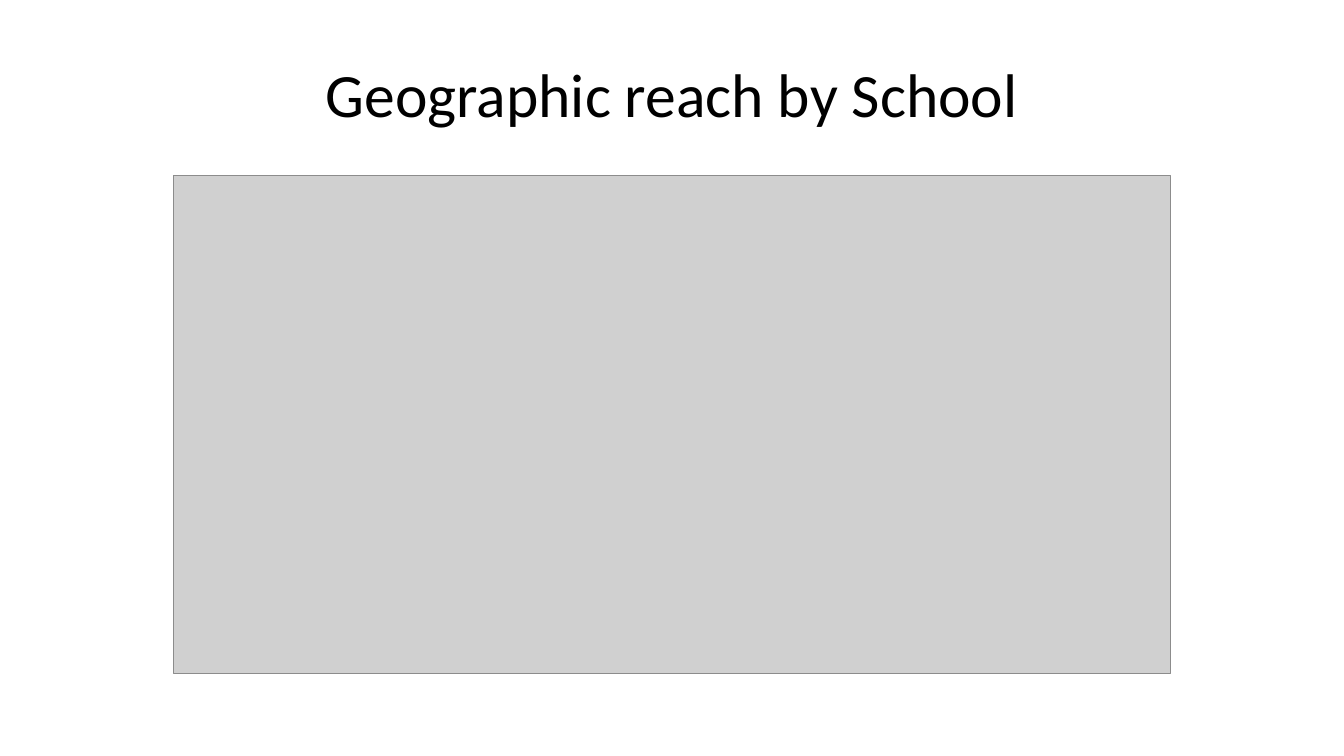
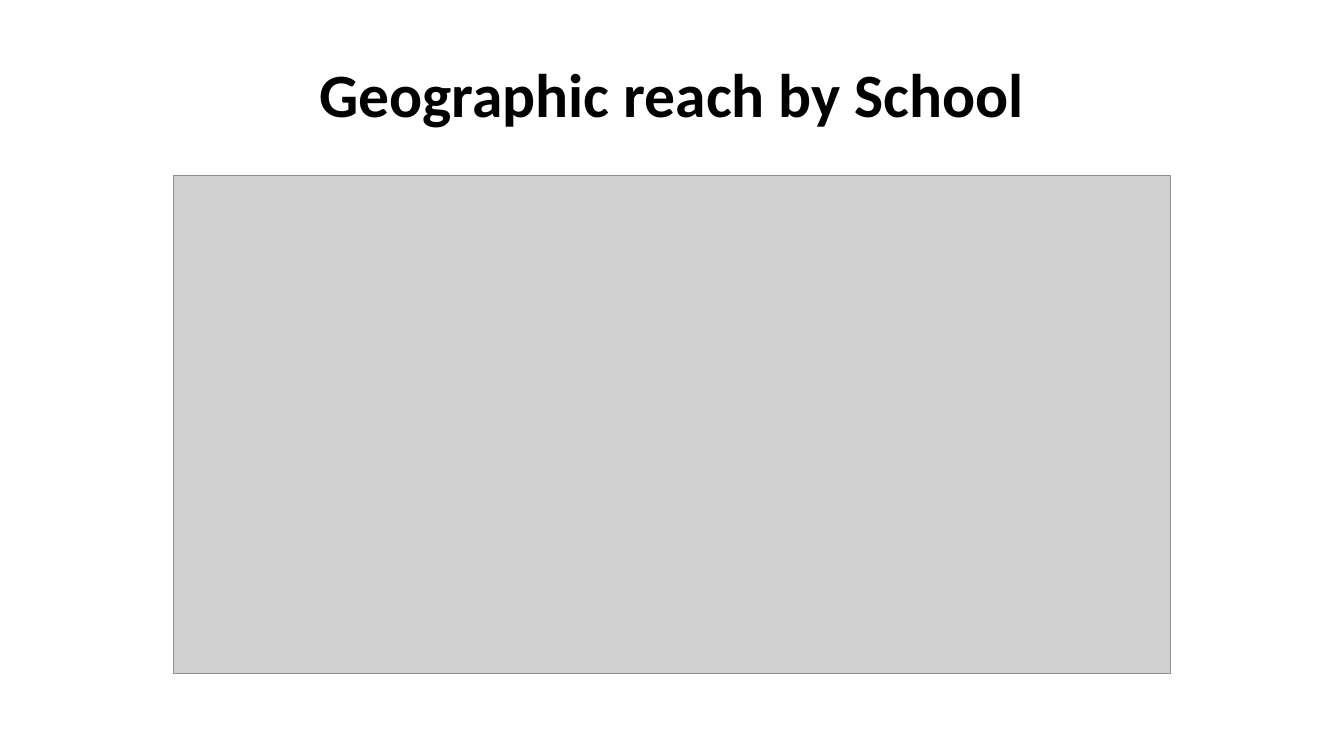
Before and after one commit to edinburgh-earth-initiative/climate_research_impact, a slide deck: slide 13 of Presentation_climate_research.pptx (slide 11 before the commit). Drawn at 1344x756 pixels with LibreOffice and Linux fonts; fonts in the diff are those of the drawing; grey boxes stand for pictures. Boxes give left, top, right and bottom in pixels: in the first picture for what was removed or moved away, otherwise in the second. Text is boxed around its words. In the diff, an @@ line names an element or a change of style, - is before the commit and + after.

```diff
--- a/Presentation_climate_research.pptx
+++ b/Presentation_climate_research.pptx
@@ title "Geographic reach by School" at (319, 73, 1024, 128): bold on @@
```
Also in this commit, not shown: 11 other slides changed, 3 slides added, 1 slide removed, 55 other files.
